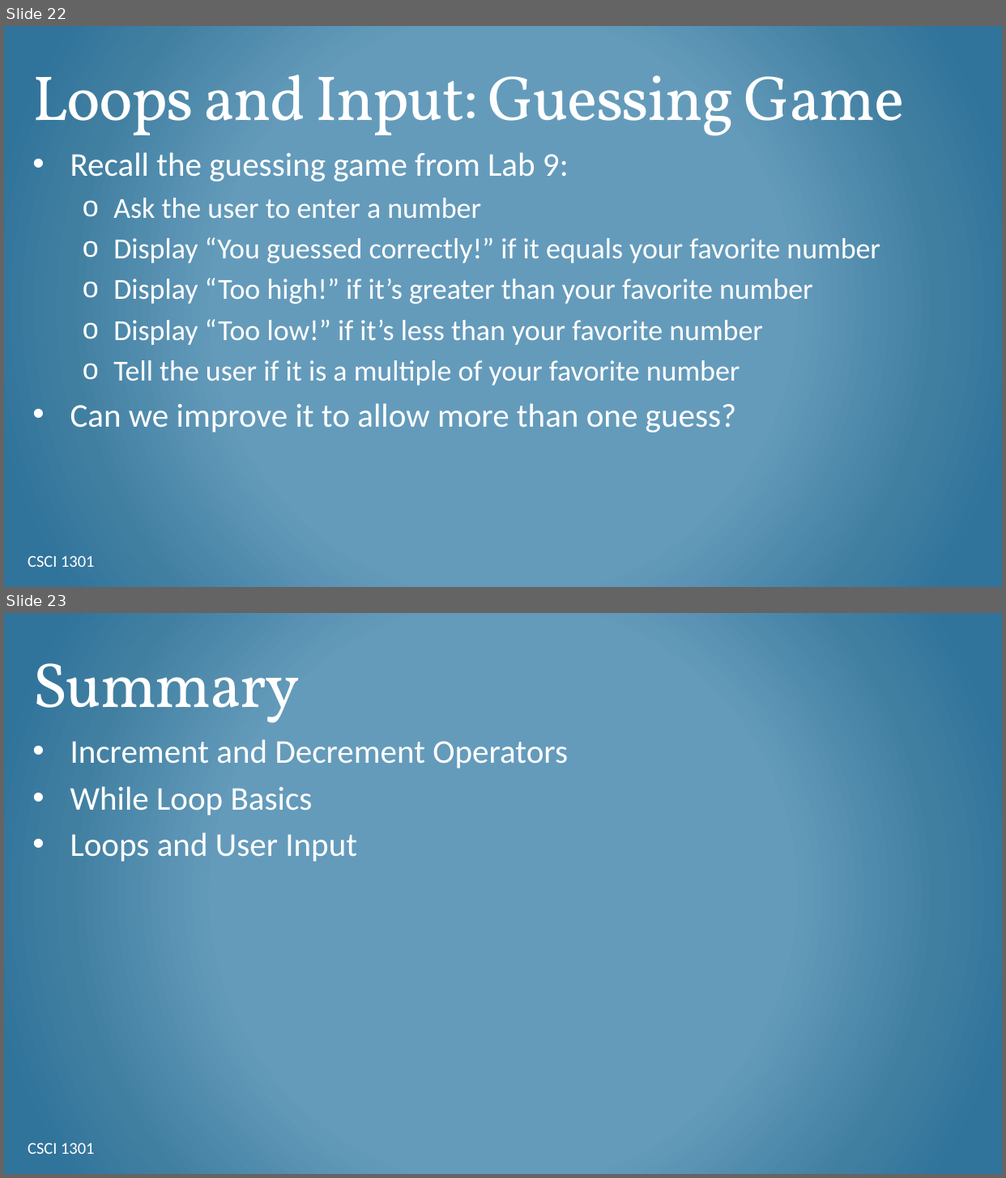
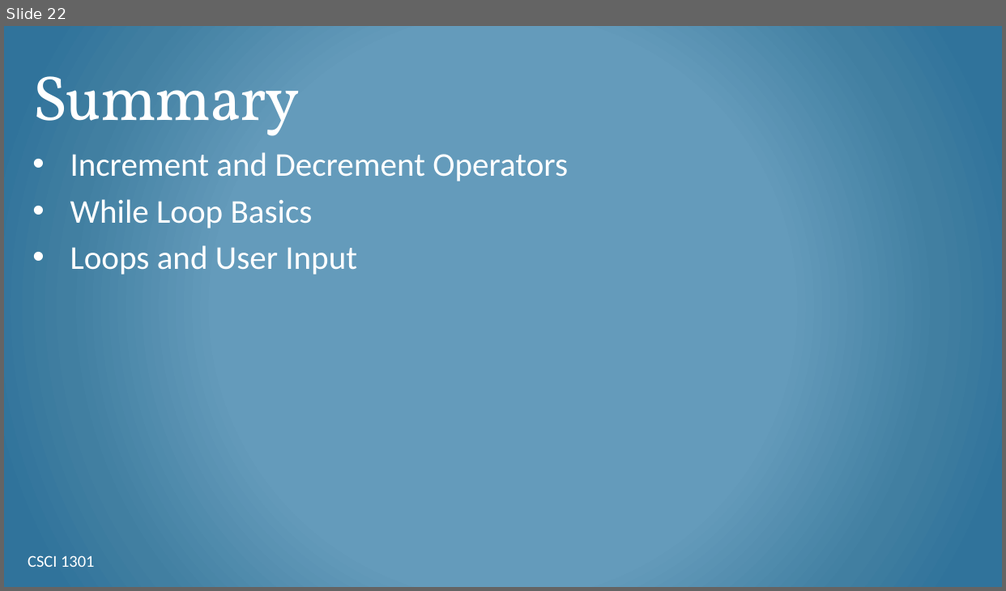
Before and after one commit to csci-1301/csci-1301.github.io, a slide deck: lectures/110_while_loops_and_vocabulary/While-Increment.pptx. Shown one above the other, each under a label of ours: slides 22 and 23 before the commit, slide 22 after it. The pictures are 1006x1178 and 1006x591 pixels, drawn with LibreOffice and Linux fonts; fonts in the diff are those of the drawing; background and template pictures are left out. Boxes give left, top, right and bottom in pixels: in the first picture for what was removed or moved away, otherwise in the second. Text is boxed around its words. In the diff, an @@ line names an element or a change of style, - is before the commit and + after.

```diff
--- a/lectures/110_while_loops_and_vocabulary/While-Increment.pptx
+++ b/lectures/110_while_loops_and_vocabulary/While-Increment.pptx
@@ slide 22 removed at (x1=4, y1=26, x2=1002, y2=587), background gradient #659ABC to #427FA1 to #30759B @@
@@ title removed at (x1=32, y1=75, x2=904, y2=136) @@
-Loops and Input: Guessing Game
@@ text removed at (x1=70, y1=152, x2=880, y2=433) @@
-• Recall the guessing game from Lab 9:
-  o Ask the user to enter a number
-  o Display “You guessed correctly!” if it equals your favorite number
-  o Display “Too high!” if it’s greater than your favorite number
-  o Display “Too low!” if it’s less than your favorite number
-  o Tell the user if it is a multiple of your favorite number
-• Can we improve it to allow more than one guess?
@@ text removed at (x1=27, y1=556, x2=94, y2=567) @@
-CSCI 1301
@@ what was slide 23 is now slide 22 @@
```
Also in this commit, not shown: 2 other files.
